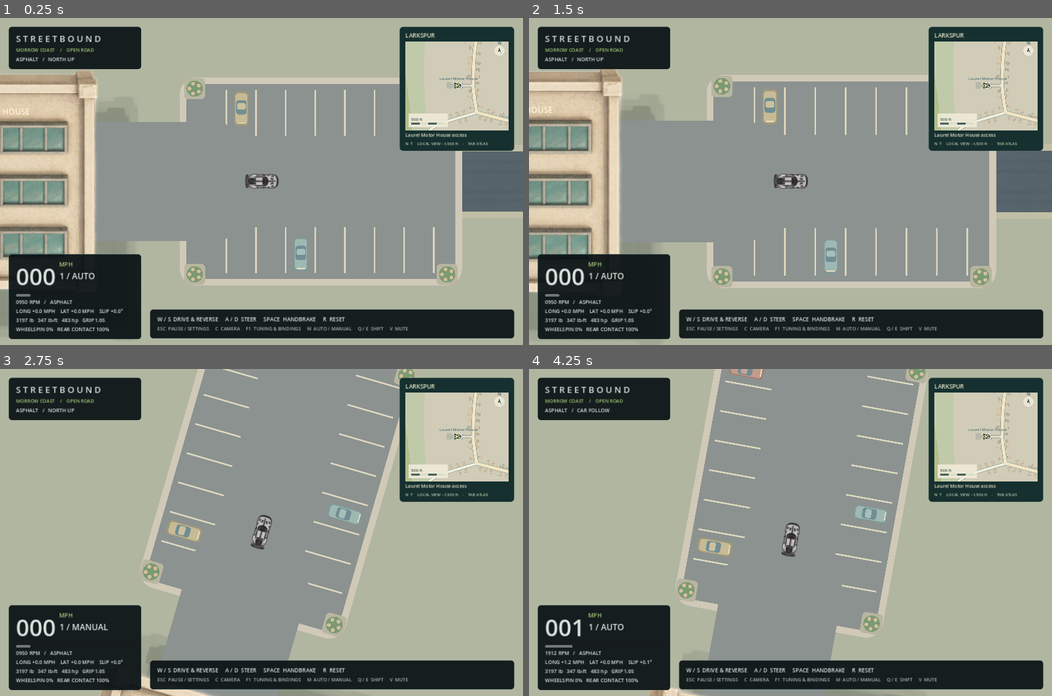
Above: before the commit, frames 1-4 (two rows, left to right).
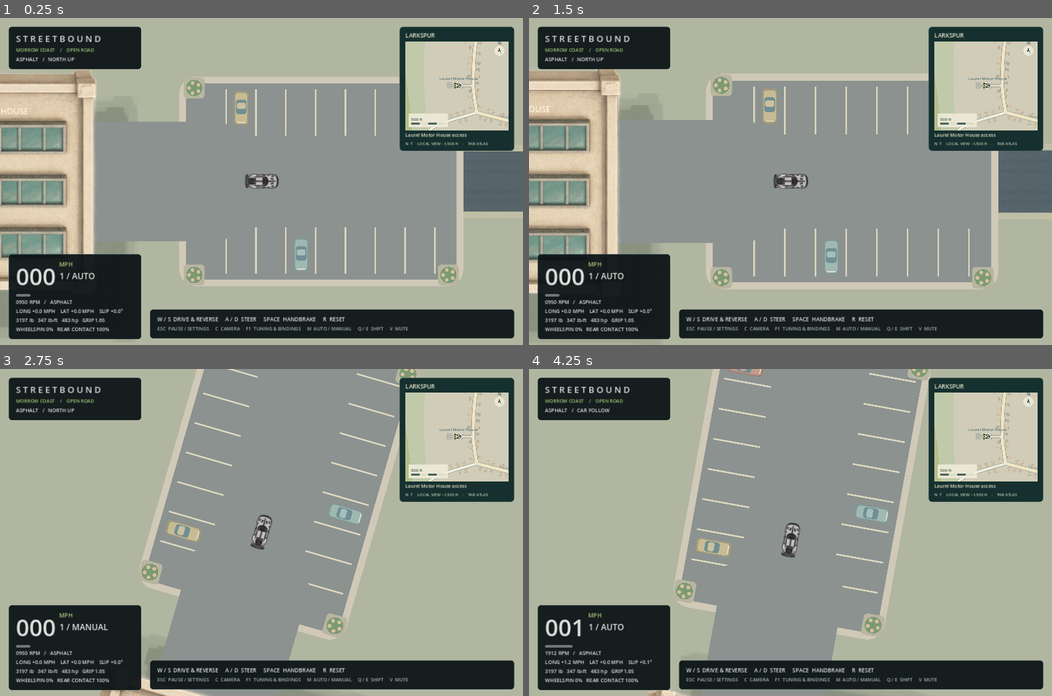
Above: after the commit, the same moments.

Repository: dbattaglia0823-design/Streetbound
Game: Godot game, scene res://scenes/main.tscn
Two runs of this game, one before a commit and one after it. Both use one fixed random seed, a clock stepped at 60 frames per second and the inputs below. Sound files missing from this copy of the repository are replaced by a short silence.
Inputs (mouse positions are in pixels of both pictures, inside the frame that each line leads up to):
- Up to frame 1 (0.25 s): no input
- Up to frame 2 (1.5 s): tap Enter at 0.5 s; drag from (984, 86) to (842, 109) at 0.52 s; drag from (685, 197) to (764, 246) at 1.27 s
- Up to frame 3 (2.75 s): tap R (reset) at 2 s; move the mouse to (313, 460) at 2.02 s; hold D (right) from 2.03 s (still down); tap M (transmission) at 2.1 s; tap C (camera) at 2.3 s
- Up to frame 4 (4.25 s): release D (right) at 2.75 s; drag from (764, 597) to (633, 483) at 2.77 s; move the mouse to (947, 581) at 3.52 s; hold A (left) from 3.53 s (still down); hold W (throttle) from 3.53 s (still down); tap M (transmission) at 3.8 s; tap R (reset) at 4.15 s

The runs differ from the first frame. In frame 1, 2.7% of the frame differs, in the area x 0-89%, y 16-84%; in frame 2, 3.7%, in the area x 0-100%, y 15-85%; in frame 3, 1.6%; in frame 4, 2.8%.

Commit message:
Add telemetry-driven speed camera, animated car body and tire VFX

Diff:
--- a/scenes/vehicle.tscn
+++ b/scenes/vehicle.tscn
@@ -1,7 +1,8 @@
-[gd_scene load_steps=5 format=3]
+[gd_scene load_steps=6 format=3]
 [ext_resource type="Script" path="res://scripts/vehicle/vehicle_controller.gd" id="1"]
 [ext_resource type="Resource" path="res://resources/sport_coupe.tres" id="2"]
 [ext_resource type="Texture2D" path="res://assets/player_car.png" id="3"]
+[ext_resource type="Script" path="res://scripts/visual/car_body_animation.gd" id="4"]
 [sub_resource type="RectangleShape2D" id="Shape"]
 size = Vector2(39, 88)
 [node name="Player" type="CharacterBody2D"]
@@ -12,6 +13,7 @@
 [node name="CollisionShape2D" type="CollisionShape2D" parent="."]
 shape = SubResource("Shape")
 [node name="Art" type="Node2D" parent="."]
+script = ExtResource("4")
 [node name="Sprite" type="Sprite2D" parent="Art"]
 texture_filter = 4
 rotation = 3.14159265
--- a/scripts/camera/driving_camera.gd
+++ b/scripts/camera/driving_camera.gd
@@ -1,23 +1,50 @@
 extends Camera2D
+## Telemetry-driven visual framing. No changes to vehicle handling.
 @export var target: VehicleController2D
 var follow_heading := false
+var impact_strength := 0.0
+var _impact_time := 0.0
+var _surge := 0.0
+var _previous_longitudinal := 0.0
 
 func _ready() -> void:
 	ignore_rotation = false
 	position_smoothing_enabled = false
 	physics_interpolation_mode = Node.PHYSICS_INTERPOLATION_MODE_ON
 	global_position = target.global_position
+	_previous_longitudinal = target.longitudinal_speed
+	target.impacted.connect(_on_impact)
+
+func _on_impact(strength: float) -> void:
+	impact_strength = maxf(impact_strength, clampf((strength - 2.0) / 18.0, 0.0, 1.0))
+	_impact_time = 0.0
 
 func _physics_process(dt: float) -> void:
 	if Input.is_action_just_pressed("camera"):
 		follow_heading = not follow_heading
-	var interpolated: Transform2D = target.global_transform
-	var lookahead := target.linear_velocity * 3.8
-	var desired := interpolated.origin + lookahead.limit_length(230.0)
+	var transform_now: Transform2D = target.global_transform
+	var speed := target.linear_velocity.length()
+	var forward_speed := maxf(target.longitudinal_speed, 0.0)
+	var acceleration := (forward_speed - maxf(_previous_longitudinal, 0.0)) / maxf(dt, 0.001)
+	_previous_longitudinal = target.longitudinal_speed
+	_surge = lerpf(_surge, clampf(acceleration / 14.0, 0.0, 1.0), 1.0 - exp(-3.8 * dt))
+	var lead := target.linear_velocity * 3.8
+	var desired := transform_now.origin + lead.limit_length(230.0)
 	global_position = global_position.lerp(desired, 1.0 - exp(-5.0 * dt))
-	var target_angle := interpolated.get_rotation() if follow_heading else 0.0
-	rotation = lerp_angle(rotation, target_angle, 1.0 - exp(-4.0 * dt))
-	var target_zoom := lerpf(1.05, 0.62, clampf(target.linear_velocity.length() / 65.0, 0, 1))
-	zoom = zoom.lerp(Vector2.ONE * target_zoom, 1.0 - exp(-2.5 * dt))
-	if global_position.distance_to(interpolated.origin) > 1600:
-		global_position = interpolated.origin
+	var desired_rotation := transform_now.get_rotation() if follow_heading else 0.0
+	rotation = lerp_angle(rotation, desired_rotation, 1.0 - exp(-4.0 * dt))
+	# Widen the view for road reading, with a subtle surge during acceleration.
+	var speed_mix := smoothstep(5.0, 57.0, speed)
+	var base_zoom := lerpf(1.06, 0.64, speed_mix)
+	var target_zoom := base_zoom * (1.0 - _surge * 0.012 + impact_strength * 0.022)
+	zoom = zoom.lerp(Vector2.ONE * target_zoom, 1.0 - exp(-2.8 * dt))
+	_impact_time += dt
+	impact_strength = maxf(0.0, impact_strength - dt * 4.0)
+	var shake := impact_strength * 9.0
+	offset = Vector2(sin(_impact_time * 73.0), cos(_impact_time * 57.0)) * shake
+	if global_position.distance_to(transform_now.origin) > 1600.0:
+		global_position = transform_now.origin
+		offset = Vector2.ZERO
+		impact_strength = 0.0
+		_surge = 0.0
+		reset_physics_interpolation()
--- a/scripts/main.gd
+++ b/scripts/main.gd
@@ -7,6 +7,8 @@
 const HudScript = preload("res://scripts/ui/driving_hud.gd")
 const AudioScript = preload("res://scripts/audio/vehicle_audio.gd")
 const PauseMenuScript = preload("res://scripts/ui/pause_menu.gd")
+const DustScript = preload("res://scripts/visual/driving_dust.gd")
+const SpeedOverlayScript = preload("res://scripts/visual/speed_overlay.gd")
 var pause_menu
 var vehicle: VehicleController2D
 @export var proving_ground := false
@@ -21,16 +23,34 @@
 	vehicle.surface_provider = ground
 	add_child(vehicle)
 	ground.vehicle = vehicle
+	var dust := Node2D.new()
+	dust.name = "DrivingDust"
+	dust.set_script(DustScript)
+	dust.vehicle = vehicle
+	add_child(dust)
+	# World-space particles should draw behind the car, never over the sprite.
+	move_child(dust, vehicle.get_index())
 	var camera := Camera2D.new()
 	camera.process_callback = Camera2D.CAMERA2D_PROCESS_PHYSICS
 	camera.set_script(CameraScript)
 	camera.target = vehicle
 	add_child(camera)
+	var speed_layer := CanvasLayer.new()
+	speed_layer.name = "SpeedFXLayer"
+	speed_layer.layer = 1
+	var overlay := Node2D.new()
+	overlay.name = "SpeedOverlay"
+	overlay.set_script(SpeedOverlayScript)
+	overlay.vehicle = vehicle
+	overlay.camera = camera
+	speed_layer.add_child(overlay)
+	add_child(speed_layer)
 	var audio := Node.new()
 	audio.set_script(AudioScript)
 	audio.vehicle = vehicle
 	add_child(audio)
 	var hud := CanvasLayer.new()
+	hud.layer = 2
 	hud.set_script(HudScript)
 	hud.vehicle = vehicle
 	hud.camera = camera
@@ -40,13 +60,13 @@
 	add_child(hud)
 	if not proving_ground:
 		var world_hud := CanvasLayer.new()
+		world_hud.layer = 3
 		world_hud.set_script(WorldHudScript)
 		world_hud.world = ground
 		world_hud.vehicle = vehicle
 		world_hud.driving_hud = hud
 		add_child(world_hud)
-	# CanvasLayer 20 uses PROCESS_MODE_ALWAYS so Escape and its buttons work
-	# while the vehicle, world, camera, HUD and audio processing are paused.
+	# CanvasLayer 20 is PROCESS_MODE_ALWAYS; menu controls work while paused.
 	pause_menu = PauseMenuScript.new()
 	pause_menu.name = "PauseMenu"
 	pause_menu.vehicle_audio = audio
--- /dev/null
+++ b/scripts/visual/car_body_animation.gd
@@ -0,0 +1,45 @@
+extends Node2D
+## Springy sprite-only movement. Physical car and collision shape do not move.
+var vehicle: VehicleController2D
+var _last_speed := 0.0
+var _last_position := Vector2.ZERO
+var _sway := 0.0
+var _pitch := 0.0
+var _impact := 0.0
+var _clock := 0.0
+
+func _ready() -> void:
+	vehicle = get_parent() as VehicleController2D
+	_last_speed = vehicle.longitudinal_speed
+	_last_position = vehicle.global_position
+	vehicle.impacted.connect(_on_impact)
+
+func _on_impact(strength: float) -> void:
+	_impact = maxf(_impact, clampf(strength / 16.0, 0.0, 1.0))
+
+func _process(delta: float) -> void:
+	var dt := minf(delta, 0.05)
+	if dt <= 0.0:
+		return
+	_clock += dt
+	if vehicle.global_position.distance_to(_last_position) > 550.0:
+		_sway = 0.0
+		_pitch = 0.0
+		_impact = 0.0
+		_last_speed = vehicle.longitudinal_speed
+	_last_position = vehicle.global_position
+	var acceleration := (vehicle.longitudinal_speed - _last_speed) / dt
+	_last_speed = vehicle.longitudinal_speed
+	var corner_load := clampf(vehicle.yaw_rate * vehicle.longitudinal_speed / 35.0, -1.0, 1.0)
+	var slide_load := clampf(vehicle.lateral_speed / 11.0, -1.0, 1.0)
+	var target_sway := clampf(corner_load * 0.8 + slide_load * 0.25, -1.0, 1.0)
+	var target_pitch := clampf(acceleration / 13.0, -1.0, 1.0)
+	_sway = lerpf(_sway, target_sway, 1.0 - exp(-8.0 * dt))
+	_pitch = lerpf(_pitch, target_pitch, 1.0 - exp(-7.0 * dt))
+	_impact = move_toward(_impact, 0.0, dt * 5.0)
+	var speed_mix := smoothstep(10.0, 40.0, vehicle.linear_velocity.length())
+	var rumble := sin(_clock * 31.0) * 0.20 * speed_mix
+	var jolt := sin(_clock * 48.0) * _impact
+	position = Vector2(-_sway * 1.8 + jolt * 1.2, _pitch * 1.4 + rumble + jolt * 2.5)
+	rotation = -_sway * 0.015 + jolt * 0.012
+	scale = Vector2(1.0 - _pitch * 0.003, 1.0 + _pitch * 0.006)
--- /dev/null
+++ b/scripts/visual/driving_dust.gd
@@ -0,0 +1,77 @@
+extends Node2D
+## Bounded translucent tire smoke and loose-surface dust in world coordinates.
+const MAX_PUFFS := 72
+var vehicle: VehicleController2D
+var puffs: Array[Dictionary] = []
+var _emission := 0.0
+var _last_position := Vector2.ZERO
+var _rng := RandomNumberGenerator.new()
+
+func _ready() -> void:
+	_rng.seed = 60491
+	_last_position = vehicle.global_position
+	physics_interpolation_mode = Node.PHYSICS_INTERPOLATION_MODE_OFF
+
+func _process(delta: float) -> void:
+	if not is_instance_valid(vehicle):
+		return
+	var dt := minf(delta, 0.05)
+	if dt <= 0.0:
+		return
+	if vehicle.global_position.distance_to(_last_position) > 550.0:
+		puffs.clear()
+		_emission = 0.0
+	_last_position = vehicle.global_position
+	for i in range(puffs.size() - 1, -1, -1):
+		var puff: Dictionary = puffs[i]
+		puff["age"] = float(puff["age"]) + dt
+		if float(puff["age"]) >= float(puff["life"]):
+			puffs.remove_at(i)
+			continue
+		puff["point"] = Vector2(puff["point"]) + Vector2(puff["drift"]) * dt
+		puffs[i] = puff
+	var speed := vehicle.linear_velocity.length()
+	var moving := smoothstep(3.0, 14.0, speed)
+	var slide := smoothstep(0.10, 0.38, absf(vehicle.slip_angle))
+	var tire_loss := maxf(slide, maxf(vehicle.wheel_spin * 1.7, vehicle.handbrake_grip_loss))
+	var loose := 0.0 if vehicle.surface == "ASPHALT" else 0.55
+	var strength := maxf(tire_loss, loose) * moving
+	if strength < 0.03:
+		_emission = 0.0
+	else:
+		_emission = minf(_emission + dt * strength * 35.0, 4.0)
+		while _emission >= 1.0 and puffs.size() < MAX_PUFFS:
+			_emission -= 1.0
+			_spawn_puff(vehicle.surface != "ASPHALT")
+		if puffs.size() >= MAX_PUFFS:
+			_emission = 0.0
+	queue_redraw()
+
+func _spawn_puff(dust: bool) -> void:
+	var side := -1.0 if _rng.randf() < 0.5 else 1.0
+	var right := Vector2.RIGHT.rotated(vehicle.rotation)
+	var rear := Vector2.DOWN.rotated(vehicle.rotation)
+	var point := vehicle.global_position + rear * 31.0 + right * (side * 16.0)
+	point += Vector2(_rng.randf_range(-5.0, 5.0), _rng.randf_range(-5.0, 5.0))
+	var drift := vehicle.linear_velocity * VehicleController2D.PIXELS_PER_METER * 0.11
+	drift += Vector2(_rng.randf_range(-25.0, 25.0), _rng.randf_range(-25.0, 25.0))
+	puffs.append({
+		"point": point,
+		"drift": drift,
+		"age": 0.0,
+		"life": _rng.randf_range(0.42, 0.82),
+		"radius": _rng.randf_range(5.0, 9.0),
+		"color": Color(0.79, 0.73, 0.59, 1.0) if dust else Color(0.76, 0.81, 0.82, 1.0)
+	})
+
+func _draw() -> void:
+	for puff in puffs:
+		var progress := float(puff["age"]) / float(puff["life"])
+		var fade := (1.0 - progress) * (1.0 - progress)
+		var point: Vector2 = puff["point"]
+		var radius := float(puff["radius"]) * (1.0 + progress * 1.8)
+		var tint: Color = puff["color"]
+		tint.a = 0.16 * fade
+		draw_circle(point, radius, tint)
+		tint.a = 0.11 * fade
+		draw_circle(point + Vector2(radius * 0.28, -radius * 0.20), radius * 0.62, tint)
--- /dev/null
+++ b/scripts/visual/speed_overlay.gd
@@ -0,0 +1,61 @@
+extends Node2D
+## Pooled peripheral speed lines in screen space; no full-screen blur shader.
+const STREAK_COUNT := 50
+var vehicle: VehicleController2D
+var camera: Camera2D
+var intensity := 0.0
+var streaks: Array[Vector2] = []
+var _rng := RandomNumberGenerator.new()
+
+func _ready() -> void:
+	_rng.seed = 90442
+	var viewport_size := get_viewport_rect().size
+	for i in STREAK_COUNT:
+		streaks.append(Vector2(_rng.randf_range(0, viewport_size.x), _rng.randf_range(0, viewport_size.y)))
+
+func _process(delta: float) -> void:
+	if not is_instance_valid(vehicle) or not is_instance_valid(camera):
+		return
+	var dt := minf(delta, 0.05)
+	var speed := vehicle.linear_velocity.length()
+	var target_intensity := smoothstep(15.0, 46.0, speed)
+	intensity = lerpf(intensity, target_intensity, 1.0 - exp(-4.0 * dt))
+	if intensity < 0.015 or speed < 0.1:
+		queue_redraw()
+		return
+	var viewport_size := get_viewport_rect().size
+	if viewport_size.x < 1 or viewport_size.y < 1:
+		return
+	var direction := -vehicle.linear_velocity.rotated(-camera.global_rotation).normalized()
+	var travel := direction * (180.0 + speed * 20.0) * dt
+	for i in streaks.size():
+		streaks[i] += travel
+		var p := streaks[i]
+		if p.x < -130.0 or p.x > viewport_size.x + 130.0 or p.y < -130.0 or p.y > viewport_size.y + 130.0:
+			streaks[i] = _spawn_upstream(viewport_size, direction)
+	queue_redraw()
+
+func _spawn_upstream(size: Vector2, direction: Vector2) -> Vector2:
+	if absf(direction.x) > absf(direction.y):
+		return Vector2(-35.0 if direction.x > 0.0 else size.x + 35.0, _rng.randf_range(0.0, size.y))
+	return Vector2(_rng.randf_range(0.0, size.x), -35.0 if direction.y > 0.0 else size.y + 35.0)
+
+func _draw() -> void:
+	if intensity < 0.025 or not is_instance_valid(vehicle) or not is_instance_valid(camera):
+		return
+	var size := get_viewport_rect().size
+	if size.x < 1.0 or size.y < 1.0 or vehicle.linear_velocity.length_squared() < 1.0:
+		return
+	var center := size * 0.5
+	var direction := -vehicle.linear_velocity.rotated(-camera.global_rotation).normalized()
+	for i in streaks.size():
+		var point := streaks[i]
+		var across := absf(point.x - center.x) / maxf(center.x, 1.0)
+		var down := absf(point.y - center.y) / maxf(center.y, 1.0)
+		if across < 0.60 and down < 0.69:
+			continue
+		var edge := smoothstep(0.48, 0.98, maxf(across, down))
+		var variance := 0.60 + float((i * 13) % 11) / 26.0
+		var alpha := intensity * edge * variance * 0.23
+		var line_length := (14.0 + 46.0 * intensity) * (0.7 + float(i % 5) * 0.1)
+		draw_line(point - direction * line_length, point, Color(0.77, 0.86, 0.85, alpha), 1.0, true)
--- /dev/null
+++ b/tests/speed_feedback_test.gd
@@ -0,0 +1,55 @@
+extends SceneTree
+## Basic checks of camera, speed-line, body, smoke and reset feedback.
+var failures: Array[String] = []
+
+func check(label: String, condition: bool, detail: Variant) -> void:
+	print("%s %s: %s" % ["PASS" if condition else "FAIL", label, detail])
+	if not condition:
+		failures.append(label)
+
+func _initialize() -> void:
+	call_deferred("run")
+
+func run() -> void:
+	var main := load("res://scenes/proving_ground.tscn").instantiate()
+	root.add_child(main)
+	await physics_frame
+	var car: VehicleController2D = main.vehicle
+	var camera: Camera2D
+	for node in main.get_children():
+		if node is Camera2D:
+			camera = node
+	var overlay = main.get_node("SpeedFXLayer/SpeedOverlay")
+	var dust = main.get_node("DrivingDust")
+	var body = car.get_node("Art")
+	check("vfx_nodes_present", camera != null and overlay != null and dust != null and body != null, main.get_child_count())
+	check("streak_pool_fixed", overlay.streaks.size() == 50, overlay.streaks.size())
+	check("no_streaks_at_rest", overlay.intensity == 0.0, overlay.intensity)
+	var starting_zoom := camera.zoom.x
+	car.linear_velocity = Vector2.UP * 45.0
+	car.longitudinal_speed = 45.0
+	car.throttle = 1.0
+	for i in 5:
+		overlay._process(0.05)
+	camera._physics_process(0.25)
+	check("speed_fx_responds_to_velocity", overlay.intensity > 0.25, overlay.intensity)
+	check("camera_widens_with_speed", camera.zoom.x < starting_zoom, [starting_zoom, camera.zoom.x])
+	car.slip_angle = 0.5
+	car.wheel_spin = 0.5
+	dust._process(0.05)
+	check("skidding_creates_smoke", dust.puffs.size() > 0 and dust.puffs.size() <= dust.MAX_PUFFS, dust.puffs.size())
+	for i in 70:
+		dust._process(0.05)
+	check("smoke_pool_bounded", dust.puffs.size() <= dust.MAX_PUFFS, dust.puffs.size())
+	car.impacted.emit(15.0)
+	check("impact_kicks_camera", camera.impact_strength > 0.0, camera.impact_strength)
+	car.reset_vehicle()
+	for i in 50:
+		overlay._process(0.05)
+		camera._physics_process(0.05)
+		dust._process(0.05)
+	check("speed_fx_fades_at_rest", overlay.intensity < 0.01, overlay.intensity)
+	check("smoke_clears_when_stationary", dust.puffs.is_empty(), dust.puffs.size())
+	check("camera_shake_resolves", camera.impact_strength < 0.01, camera.impact_strength)
+	print("SPEED FEEDBACK TESTS: ", "PASS" if failures.is_empty() else "FAIL")
+	quit(0 if failures.is_empty() else 1)
